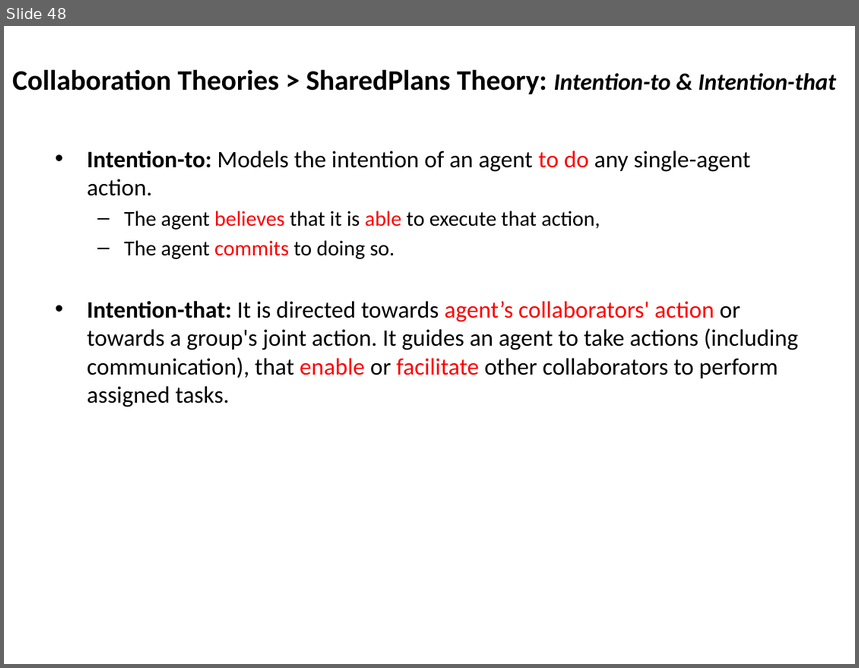
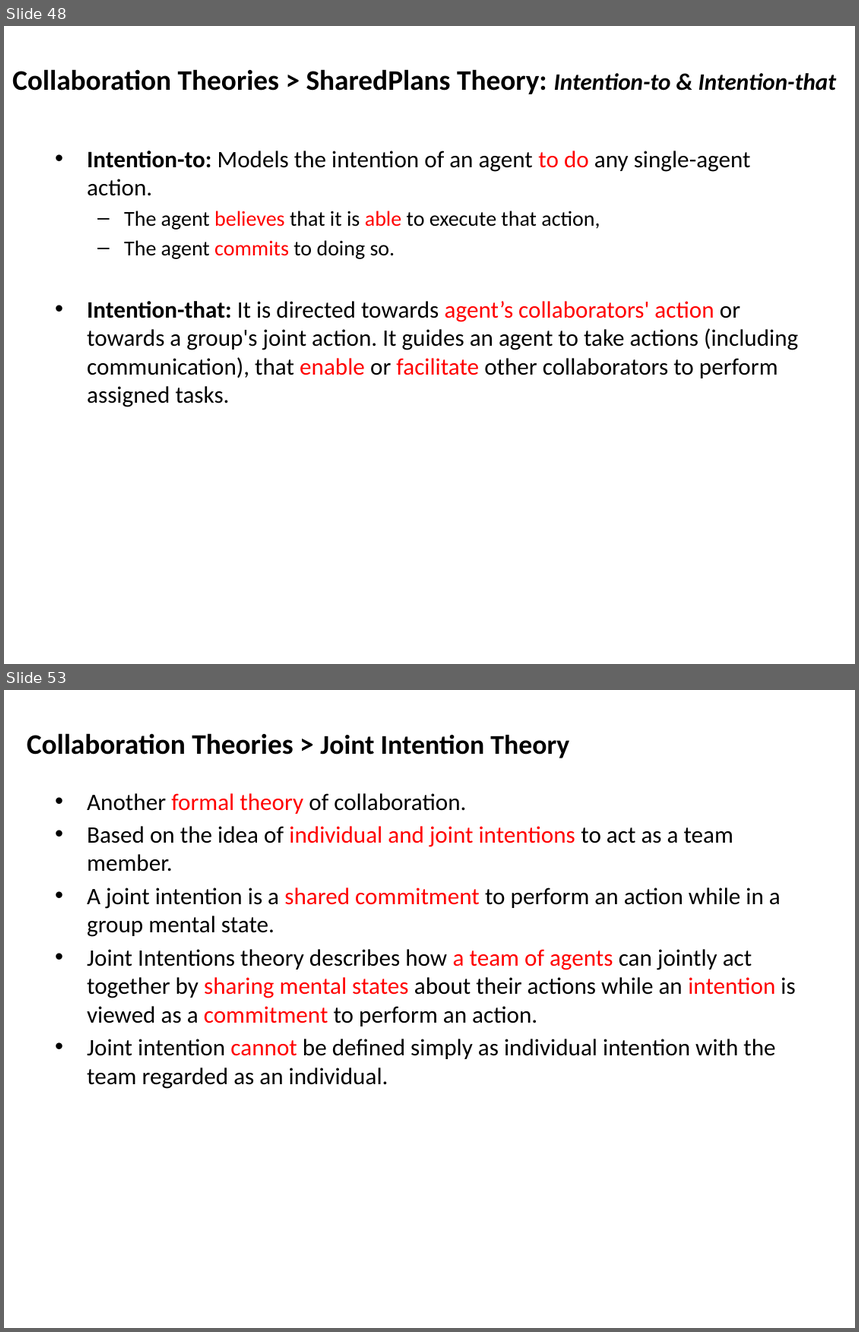
Before and after one commit to mshayganfar/CompExam1, a slide deck: presentation/PhD-comprehensive-exam.pptx. Shown one above the other, each under a label of ours: slide 48 before the commit, slides 48 and 53 after it; the slides between them are not shown. The pictures are 859x668 and 859x1332 pixels, drawn with LibreOffice and Linux fonts; fonts in the diff are those of the drawing. Boxes give left, top, right and bottom in pixels: in the first picture for what was removed or moved away, otherwise in the second. Text is boxed around its words. In the diff, an @@ line names an element or a change of style, - is before the commit and + after.

Commit message:
Joint Intentions
Added Joint Intentions theory.

```diff
--- a/presentation/PhD-comprehensive-exam.pptx
+++ b/presentation/PhD-comprehensive-exam.pptx
@@ slide 53 added at (x1=4, y1=690, x2=855, y2=1328), background #FFFFFF @@
@@ text added at (x1=27, y1=733, x2=569, y2=758), 24 pt, text #000000, bold @@
+Collaboration Theories > Joint Intention Theory
@@ text added at (x1=87, y1=793, x2=795, y2=1089), 20 pt, text #000000 @@
+• Another formal theory of collaboration.
+• Based on the idea of individual and joint intentions to act as a team member.
+• A joint intention is a shared commitment to perform an action while in a group mental state.
+• Joint Intentions theory describes how a team of agents can jointly act together by sharing mental states about their actions while an intention is viewed as a commitment to perform an action.
+• Joint intention cannot be defined simply as individual intention with the team regarded as an individual.
```
Also in this commit, not shown: 1 slide changed, 17 other slides added.
